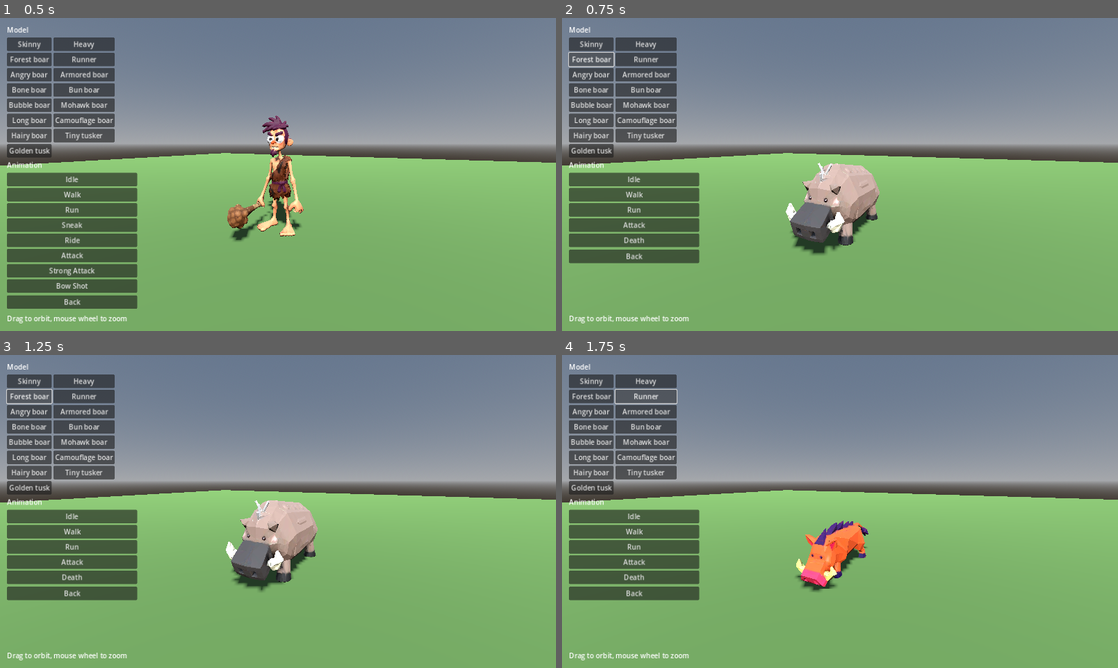
Above: before the commit, frames 1-4 (two rows, left to right).
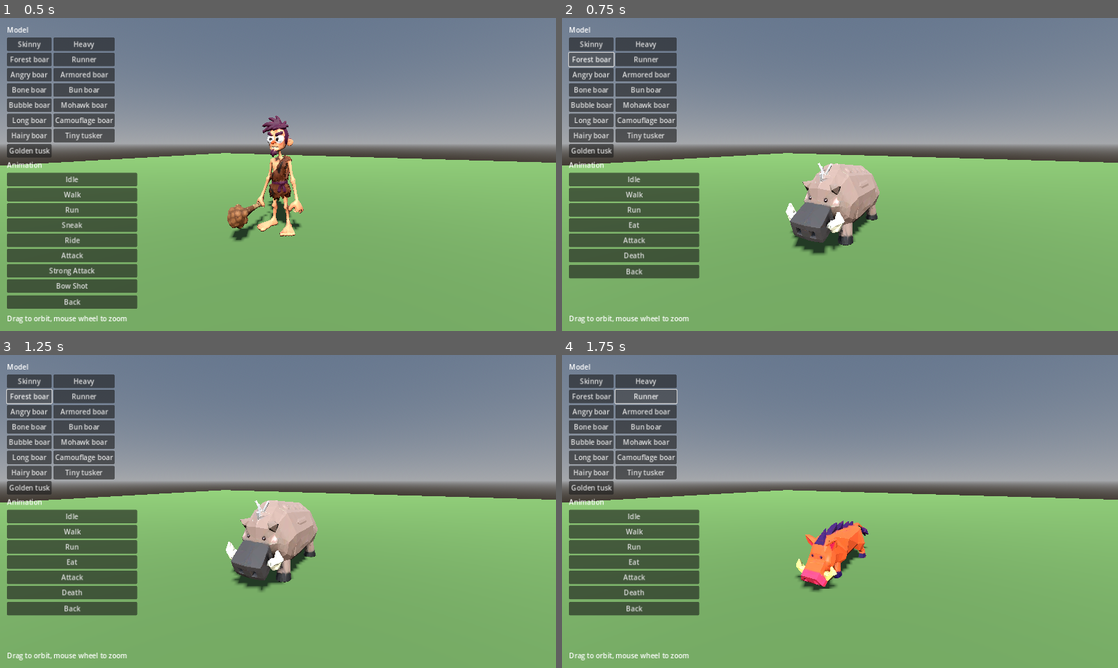
Above: after the commit, the same moments.

Repository: bageus/where-boar
Game: Godot game, scene res://game/presentation/menus/public/animation_viewer.tscn
Same seed, same stepped clock (60 frames per second), same inputs: the game is played once before the commit and once after it. This scene is started directly instead of the project's main scene.
Inputs:
- Up to frame 1 (0.5 s): no input
- Up to frame 2 (0.75 s): click "Forest boar" at 0.5 s
- Up to frame 3 (1.25 s): no input
- Up to frame 4 (1.75 s): click "Runner" at 1.25 s

Frame 1 is identical in both runs. In frame 2, 1.3% of the frame differs, in the area x 1-25%, y 65-84%; in frame 3, 1.3%; in frame 4, 1.3%.

Commit message:
P3-025: boars eat from the ground at a bait; walk and run move only the legs, body and head steady
Co-Authored-By: Claude Opus 5.5 <noreply@anthropic.com>
Claude-Session: https://claude.ai/code/session_017Jb3ZfPFMyS5f5pQL24sW5

Diff:
--- a/game/features/boar/public/boar_body.gd
+++ b/game/features/boar/public/boar_body.gd
@@ -101,6 +101,8 @@
 var _stun_left := 0.0
 ## Seconds until a snared boar breaks free; INF while it never will.
 var _snare_left := INF
+## Standing at a bait and eating it.
+var _eating := false
 
 @onready var _label: Label3D = $Label
 @onready var _alert_mark: Label3D = $AlertMark
@@ -306,7 +308,7 @@
 	_steer(delta, pos, hunter_pos)
 	_apply_knock(delta)
 	move_and_slide()
-	$Model.move(Vector2(velocity.x, velocity.z).length())
+	$Model.move(Vector2(velocity.x, velocity.z).length(), _eating)
 	_ram(delta)
 
 
@@ -386,6 +388,7 @@
 	_turn_left -= delta
 	_forced_left -= delta
 	var speed := WANDER_SPEED
+	_eating = false
 	match boar.state:
 		Boar.State.WANDER:
 			var spots := Surroundings.bait_spots(baits)
@@ -393,7 +396,8 @@
 			if bait != -1:
 				# Walk up to the bait, then stand and eat.
 				var to_bait := Vector2(spots[bait].x, spots[bait].y) - pos
-				_heading = to_bait.normalized() if to_bait.length() > BoarSenses.EAT_DISTANCE else Vector2.ZERO
+				_eating = to_bait.length() <= BoarSenses.EAT_DISTANCE
+				_heading = Vector2.ZERO if _eating else to_bait.normalized()
 			else:
 				if _turn_left <= 0.0:
 					_turn = randf() * TAU
--- a/game/features/boar/public/boar_model.gd
+++ b/game/features/boar/public/boar_model.gd
@@ -1,7 +1,7 @@
 extends Node3D
 
 ## A boar type's rigged model (assets/models/boar_<id>.glb, tools/rig_boars.py) with its animations:
-## idle, walk and run by speed, attack and death once.
+## idle, walk and run by speed, eat at bait, attack and death once.
 
 const WALK_SPEED := 1.5  # ground speed the walk cycle was keyed for, m/s (ASSUMPTION)
 const RUN_SPEED := 9.0
@@ -17,18 +17,18 @@
 	var model: Node3D = boar_type.model.instantiate()
 	add_child(model)
 	_player = model.find_child("AnimationPlayer") as AnimationPlayer
-	for anim in ["idle", "walk", "run"]:
+	for anim in ["idle", "walk", "run", "eat"]:
 		_player.get_animation(anim).loop_mode = Animation.LOOP_LINEAR
 	_dead = false
 	_player.play("idle")
 
 
-## Picks idle, walk or run for a ground speed and keeps the feet in step with it.
-func move(speed: float) -> void:
+## Picks idle, walk or run for a ground speed and keeps the feet in step with it; eat when standing at food.
+func move(speed: float, eating := false) -> void:
 	if _dead or (_player.current_animation == "attack" and _player.is_playing()):
 		return
-	var anim := "idle" if speed < 0.3 else ("walk" if speed < RUN_FROM else "run")
-	_player.play(anim, 0.2)
+	var anim := ("eat" if eating else "idle") if speed < 0.3 else ("walk" if speed < RUN_FROM else "run")
+	_player.play(anim, 0.4 if anim == "eat" else 0.2)
 	_player.speed_scale = 1.0 if anim == "idle" else speed / (WALK_SPEED if anim == "walk" else RUN_SPEED)
 
 
--- a/game/presentation/menus/public/animation_viewer.gd
+++ b/game/presentation/menus/public/animation_viewer.gd
@@ -9,7 +9,7 @@
 	"Heavy": preload("res://assets/models/caveman_heavy.glb"),
 }
 const ANIMATIONS: Array[String] = ["idle", "walk", "run", "sneak", "ride", "attack", "strong_attack", "bow_shot"]
-const BOAR_ANIMATIONS: Array[String] = ["idle", "walk", "run", "attack", "death"]
+const BOAR_ANIMATIONS: Array[String] = ["idle", "walk", "run", "eat", "attack", "death"]
 const BoarModel = preload("res://game/features/boar/public/boar_model.tscn")
 const BoarTypes = preload("res://game/features/boar/public/boar_types.gd")
 const Club = preload("res://assets/models/club.glb")
Binary file changed: assets/models/boar_aggressive_red.glb
Binary file changed: assets/models/boar_armored_black.glb
Binary file changed: assets/models/boar_bone.glb
Binary file changed: assets/models/boar_bubble.glb
Binary file changed: assets/models/boar_bun.glb
Binary file changed: assets/models/boar_camo.glb
Binary file changed: assets/models/boar_common_brown.glb
Binary file changed: assets/models/boar_dachshund.glb
Binary file changed: assets/models/boar_golden_tusk.glb
Binary file changed: assets/models/boar_hairy.glb
Binary file changed: assets/models/boar_mohawk.glb
Binary file changed: assets/models/boar_runner_grey.glb
(and 4 more such lines)
